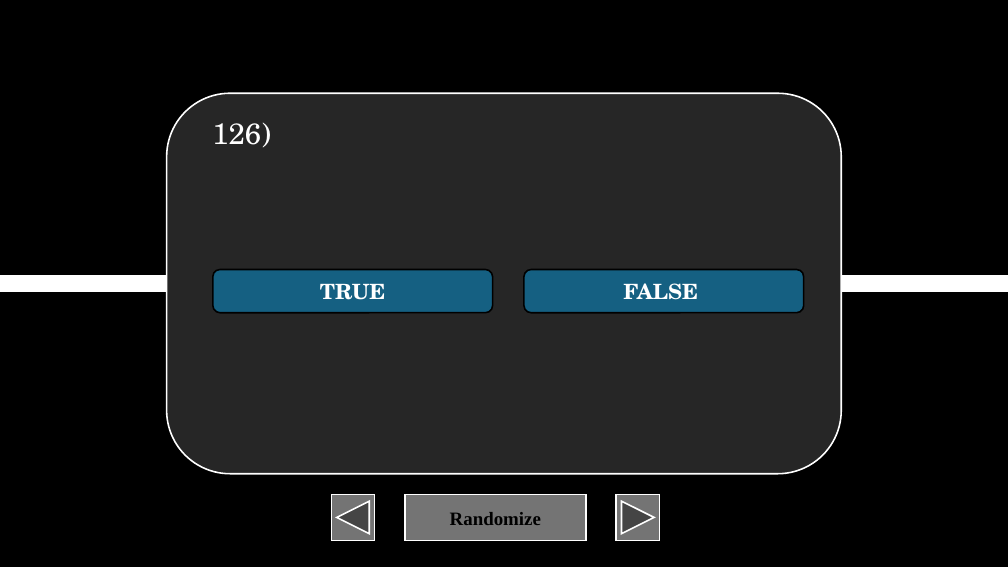
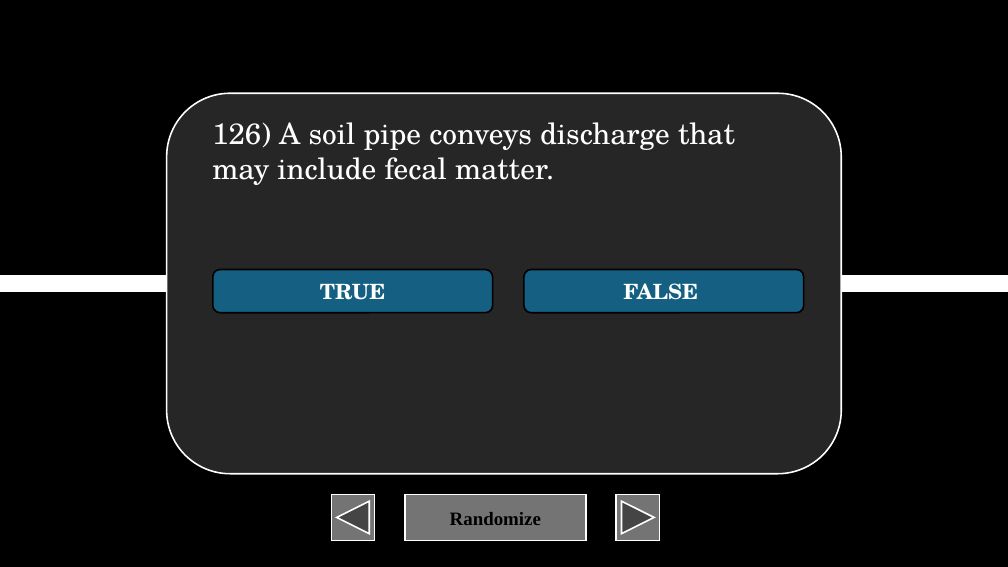
Before and after one commit to XIvanSolomonX/Archi-Reviewer, a slide deck: slide 127 of BulUti2.pptm. Drawn at 1008x567 pixels with LibreOffice and Linux fonts; fonts in the diff are those of the drawing. Boxes give left, top, right and bottom in pixels: in the first picture for what was removed or moved away, otherwise in the second. Text is boxed around its words. In the diff, an @@ line names an element or a change of style, - is before the commit and + after.

```diff
--- a/BulUti2.pptm
+++ b/BulUti2.pptm
@@ text at box(212, 122, 735, 185): text changed @@
-126)
+126) A soil pipe conveys discharge that may include fecal matter.
```
Also in this commit, not shown: 11 other slides changed, 57 slides added, 1 other file.
